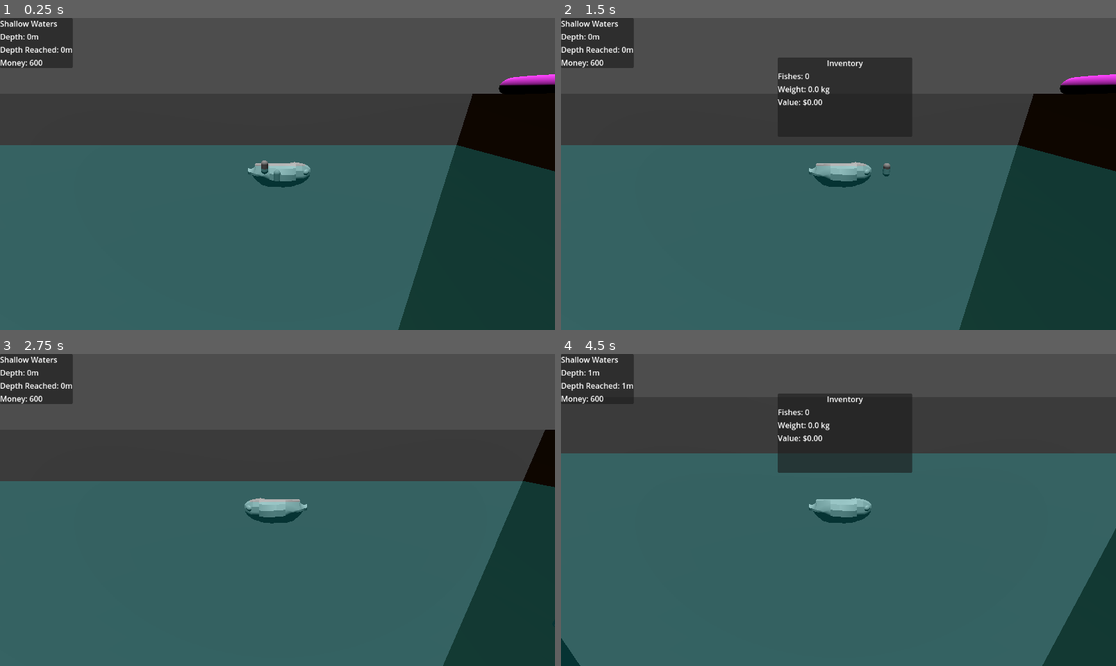
Above: before the commit, frames 1-4 (two rows, left to right).
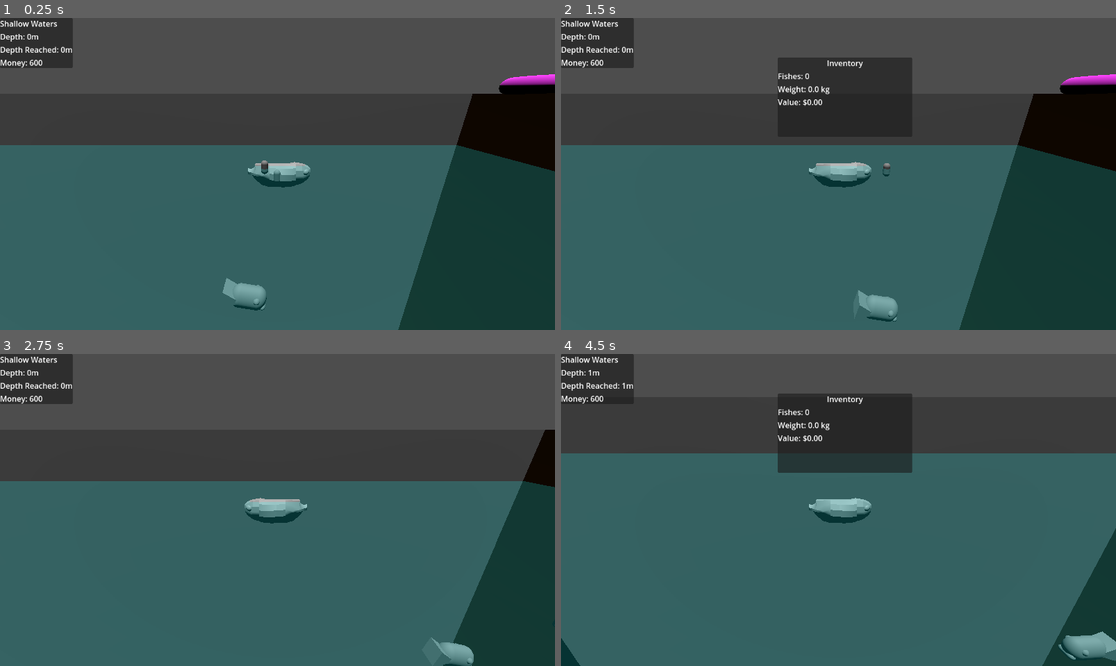
Above: after the commit, the same moments.

Repository: manusfishy/too-fishy
Game: Godot game, scene res://scenes/main_scene.tscn
Same seed, same stepped clock (60 frames per second), same inputs: the game is played once before the commit and once after it.
Inputs (mouse positions are in pixels of both pictures, inside the frame that each line leads up to):
- Up to frame 1 (0.25 s): no input
- Up to frame 2 (1.5 s): move the mouse to (810, 236) at 0.52 s; hold Up (move_up) from 0.53 s (still down); tap Tab (inv_toggle) at 0.6 s; move the mouse to (1005, 220) at 1.27 s; click (1005, 220) at 1.35 s
- Up to frame 3 (2.75 s): move the mouse to (111, 463) at 2.02 s; release Up (move_up) at 2.03 s; hold Left (move_left) from 2.03 s (still down); tap Tab (inv_toggle) at 2.1 s
- Up to frame 4 (4.5 s): move the mouse to (866, 510) at 2.77 s; click (866, 510) at 2.85 s; move the mouse to (755, 432) at 3.52 s; release Left (move_left) at 3.53 s; hold Down (move_down) 3.53-4.28 s; tap Tab (inv_toggle) at 3.6 s; move the mouse to (960, 494) at 4.27 s; hold Right (move_right) from 4.28 s (still down); click (960, 494) at 4.35 s

The runs differ from the first frame. In frame 1, 0.5% of the frame differs, in the area x 40-49%, y 83-94%; in frame 2, 0.4%; in frame 3, 0.4%; in frame 4, 0.7%, in the area x 89-100%, y 88-99%.

Commit message:
prevent fishes from leaving bottom of level

Diff:
--- a/scripts/fish.gd
+++ b/scripts/fish.gd
@@ -11,7 +11,7 @@
 
 var rotation_cooldown_left = 0
 var speed = 0
-var home_stage: GameState.Stage
+var home: int
 
 func _physics_process(delta: float) -> void:
 	if rotation_cooldown_left > 0:
@@ -26,15 +26,19 @@
 
 		set_z_rotation_and_velocity(deg)
 
-	if position.y >= -0.75:
+	if global_position.y >= -0.75:
 		if is_looking_up():
 			var deg = randf_range(min_angle, min_angle/2)
+			set_z_rotation_and_velocity(deg)
+	elif global_position.y <= GameState.fishes_lower_boarder:
+		if !is_looking_up():
+			var deg = randf_range(max_angle/2, max_angle)
 			set_z_rotation_and_velocity(deg)
 
 	move_and_slide()
 
-func initialize(start_position, stage, min_speed, max_speed, difficulty, min_weight, max_weight, price_weight_multiplier):
-	self.home_stage = stage
+func initialize(start_position, home, min_speed, max_speed, difficulty, min_weight, max_weight, price_weight_multiplier):
+	self.home = home
 	self.min_speed = min_speed
 	self.max_speed = max_speed
 	self.difficulty = difficulty
--- a/scripts/game_state.gd
+++ b/scripts/game_state.gd
@@ -41,6 +41,7 @@
 var maxDepthReached = 0
 var money = 600
 var isDocked = false
+var fishes_lower_boarder = -15 - 12
 
 var playerInStage: Stage = Stage.SURFACE
 
--- a/scripts/level.gd
+++ b/scripts/level.gd
@@ -19,6 +19,8 @@
 	var newSection = section.instantiate()
 	newSection.position.y = position
 	lastSpawned = position
+	GameState.fishes_lower_boarder = lastSpawned - sectionHeight/2 - 1
 	if position <= -40:
 		newSection.setDepth(position * -1)
+	print(to_global(newSection.position))
 	add_child(newSection)
--- a/scripts/section.gd
+++ b/scripts/section.gd
@@ -33,14 +33,12 @@
 	if !FishesConfig.fishSectionMap.has(sectionType):
 		print("No fish spawns defined for ", GameState.Stage.keys()[sectionType])
 		return
-	var amount = len(get_tree().get_nodes_in_group("fishes").filter(func(x): return x.home_stage == sectionType))
+	var amount = len(get_tree().get_nodes_in_group("fishes").filter(func(x): return x.home == self.get_instance_id()))
 	while amount < FishesConfig.fishSectionMap[sectionType].max_fish_amount:
 		var r = randf()
 		var spawn_pos = Vector3(randf_range(spawn_marker_a.position.x, spawn_marker_b.position.x),
 							randf_range(spawn_marker_a.position.y, spawn_marker_b.position.y), 1)
-		spawn_pos = to_global(spawn_pos)
 		spawn_pos.z = -0.3
-		print(stage_name, " spawn area ", spawn_marker_a.position, spawn_marker_b.position, " spawn pos ", spawn_pos)
 		var commulative_spawn_rate = 0
 		var spawn_fish_config = null
 		for type in FishesConfig.fishSectionMap[sectionType].spawnRates:
@@ -49,7 +47,7 @@
 				spawn_fish_config = FishesConfig.fishConfigMap[type]
 				break
 		var fish = spawn_fish_config.scene.instantiate()
-		fish.initialize(spawn_pos, sectionType,
+		fish.initialize(spawn_pos, self.get_instance_id(),
 			spawn_fish_config.speed_min, spawn_fish_config.speed_max,
 			spawn_fish_config.difficulty,
 			spawn_fish_config.weight_min, spawn_fish_config.weight_max,
